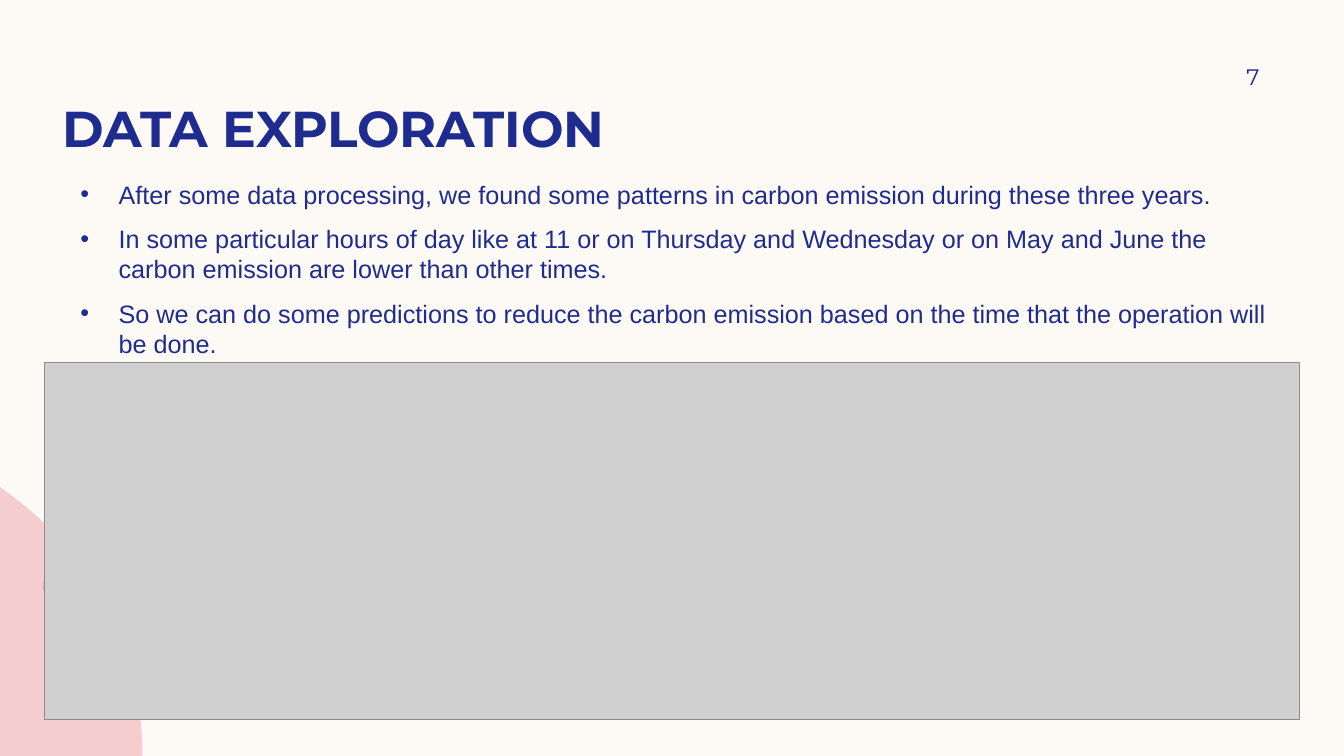
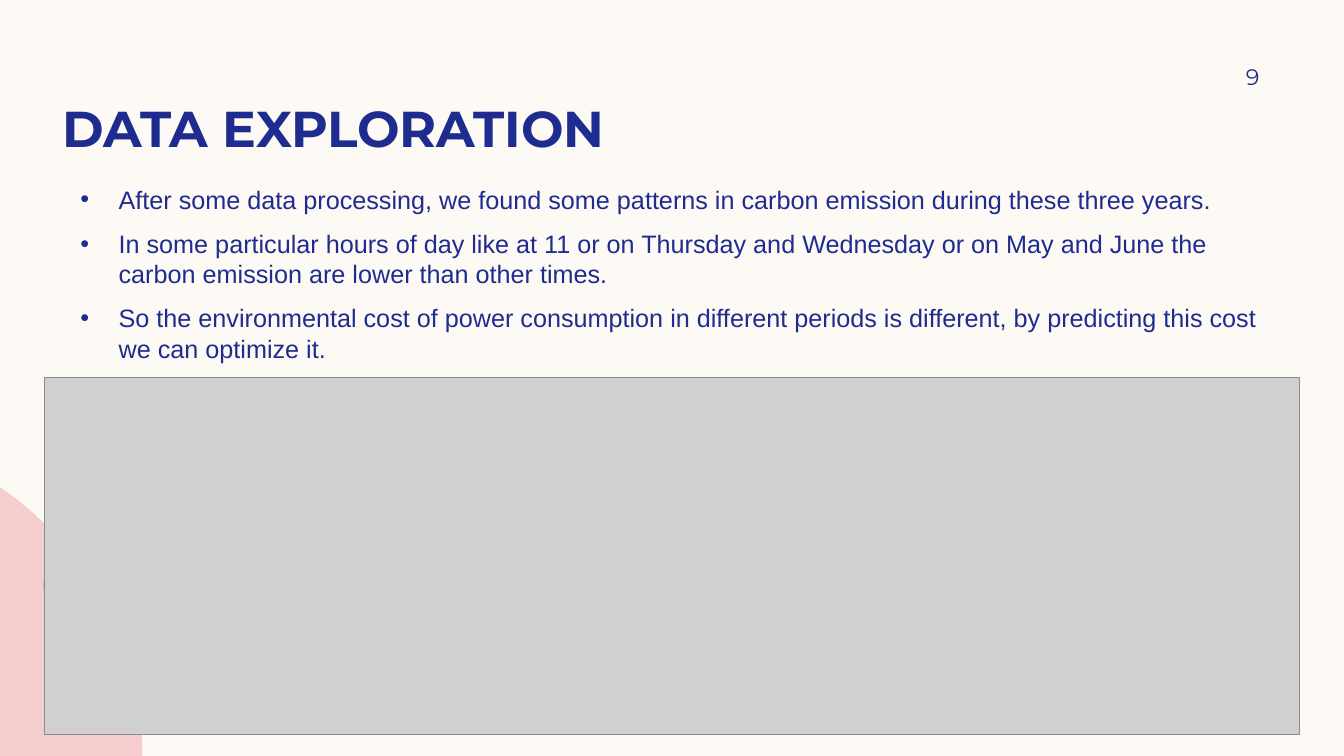
Before and after one commit to Fatemehbozorgi97/Carbon-emission-prediction-, a slide deck: slide 9 of Carbon emission prediction.pptx (slide 7 before the commit). Drawn at 1344x756 pixels with LibreOffice and Linux fonts; fonts in the diff are those of the drawing; grey boxes stand for pictures; background and template pictures are left out. Boxes give left, top, right and bottom in pixels: in the first picture for what was removed or moved away, otherwise in the second. Text is boxed around its words. In the diff, an @@ line names an element or a change of style, - is before the commit and + after.

```diff
--- a/Carbon emission prediction.pptx
+++ b/Carbon emission prediction.pptx
@@ page number at box(1246, 69, 1260, 85): text changed @@
-7
+9
@@ text at box(119, 308, 1256, 363): text changed @@
-• So we can do some predictions to reduce the carbon emission based on the time that the operation will be done.
+• So the environmental cost of power consumption in different periods is different, by predicting this cost we can optimize it.
@@ picture: place and size @@
-picture at box(44, 363, 1301, 720)
+picture at box(44, 378, 1301, 735)
```
Also in this commit, not shown: 9 other slides changed, 3 slides added, 1 slide removed, 2 other files.
